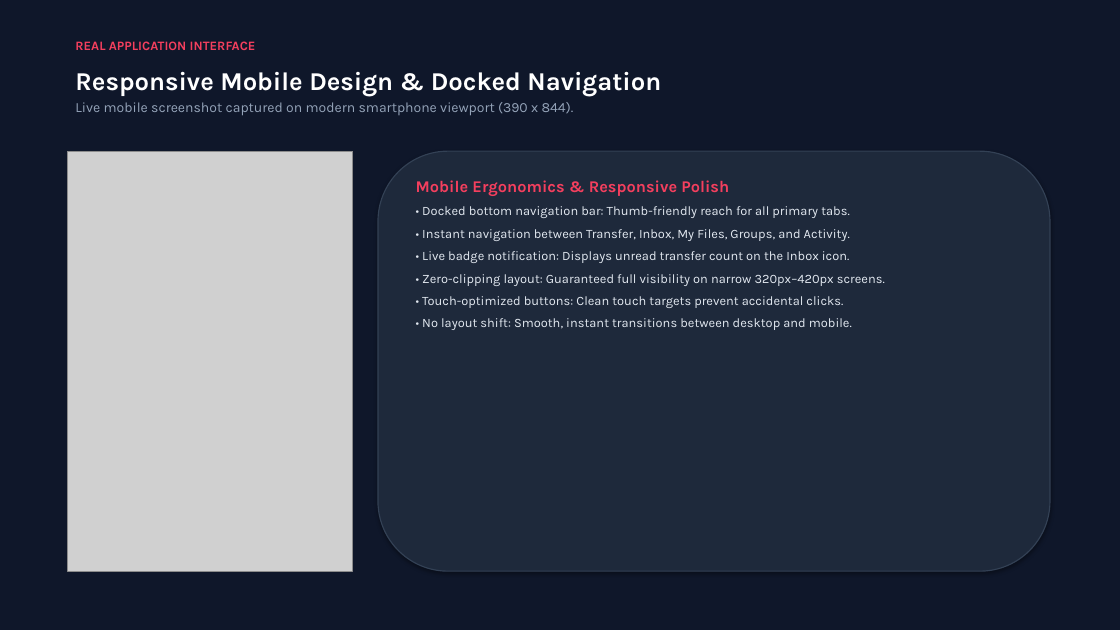
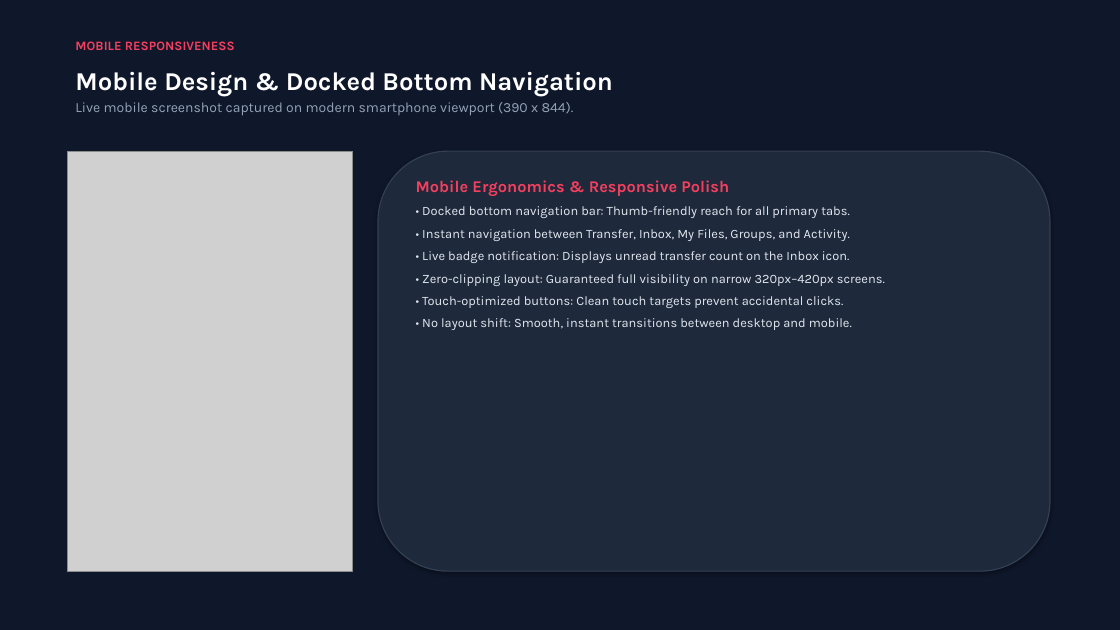
Before and after one commit to sathidevivaraprasadreddy/share, a slide deck: slide 13 of QuickShare_Project_Presentation.pptx (slide 9 before the commit). Drawn at 1120x630 pixels with LibreOffice and Linux fonts; fonts in the diff are those of the drawing; grey boxes stand for pictures. Boxes give left, top, right and bottom in pixels: in the first picture for what was removed or moved away, otherwise in the second. Text is boxed around its words. In the diff, an @@ line names an element or a change of style, - is before the commit and + after.

Commit message:
docs(presentation): complete 17-slide executive presentation with real screenshots of login and all core features

```diff
--- a/QuickShare_Project_Presentation.pptx
+++ b/QuickShare_Project_Presentation.pptx
@@ text at [75,41,235,50]: text changed @@
-REAL APPLICATION INTERFACE
+MOBILE RESPONSIVENESS
@@ text at [75,71,613,96]: text changed @@
-Responsive Mobile Design & Docked Navigation
+Mobile Design & Docked Bottom Navigation
```
Also in this commit, not shown: 7 other slides changed, 4 slides added, 2 other files.
